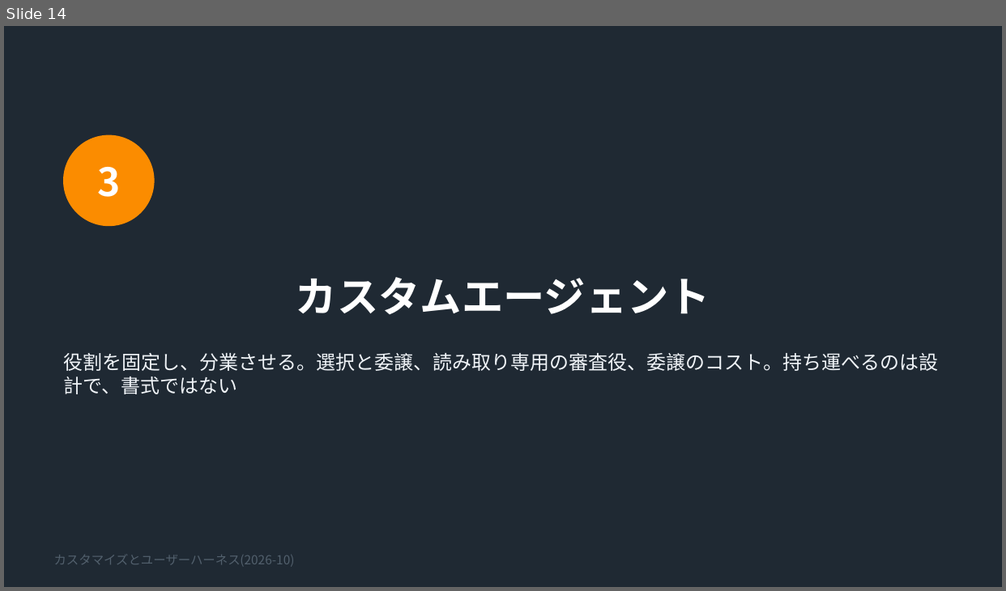
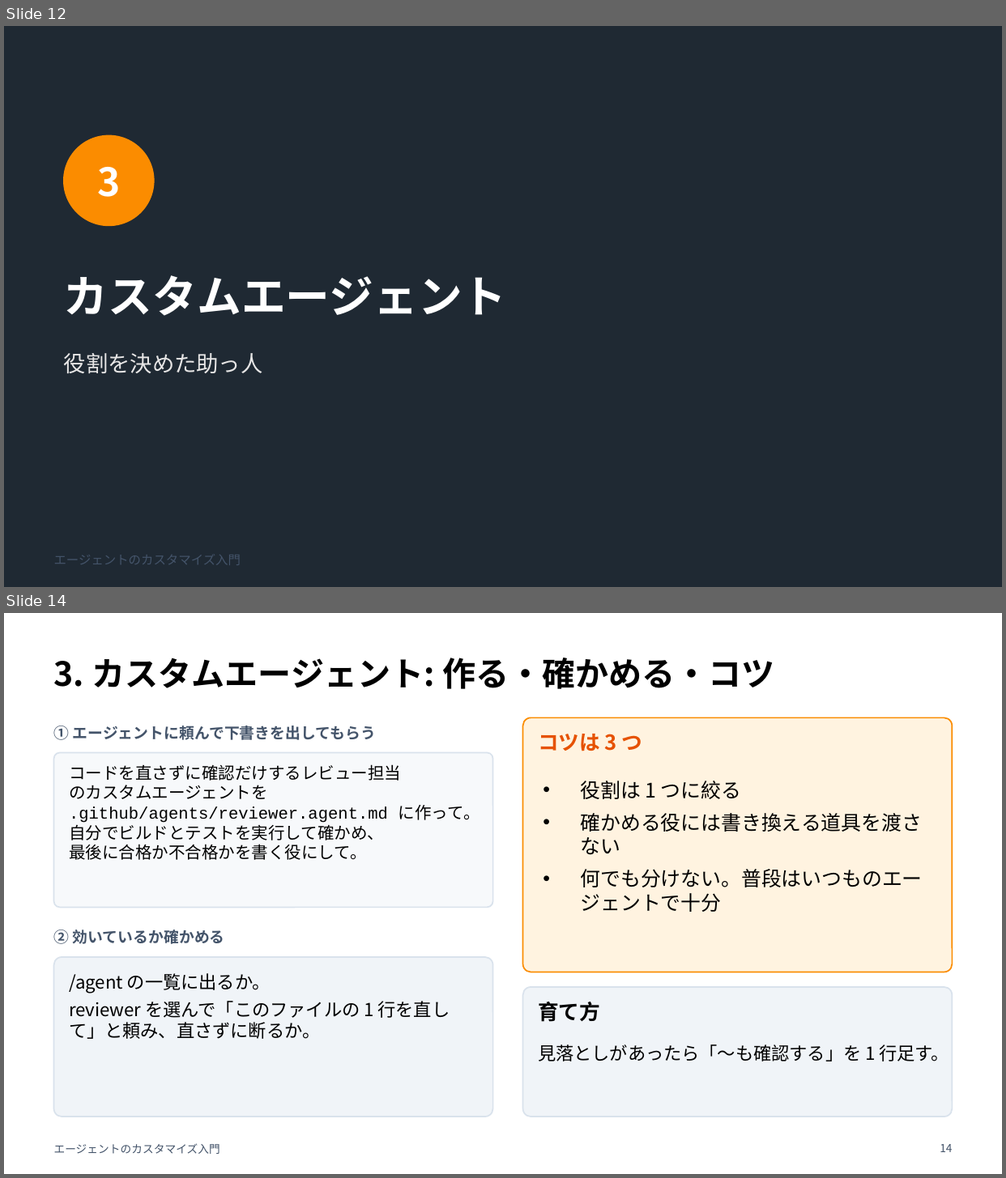
Before and after one commit to noxitro/agent-toolkit, a slide deck: docs/copilot-harness/customize/slides/customize-guide.pptx. Shown one above the other, each under a label of ours: slide 14 before the commit, slides 12 and 14 after it; the slides between them are not shown. The pictures are 1006x591 and 1006x1178 pixels, drawn with LibreOffice and Linux fonts; fonts in the diff are those of the drawing. Boxes give left, top, right and bottom in pixels: in the first picture for what was removed or moved away, otherwise in the second. Text is boxed around its words. In the diff, an @@ line names an element or a change of style, - is before the commit and + after.

```diff
--- a/docs/copilot-harness/customize/slides/customize-guide.pptx
+++ b/docs/copilot-harness/customize/slides/customize-guide.pptx
@@ slide 14 added at (4,613,1002,1174), background #FFFFFF @@
@@ title added at (54,658,775,689), 24 pt, text #000000, bold @@
+3. カスタムエージェント: 作る・確かめる・コツ
@@ text added at (54,726,376,740), 11 pt, text #44546A, bold @@
+① エージェントに頼んで下書きを出してもらう
@@ rounded rectangle added at (523,717,952,973), fill #FFF3E0, outline #FB8C00 1 pt @@
@@ text added at (538,734,643,752), 15 pt, text #E65100, bold @@
+コツは 3 つ
@@ rounded rectangle added at (54,752,493,907), fill #F7F9FB, outline #D9E2EC 1 pt @@
@@ text added at (69,764,480,860), 12 pt, text #000000 @@
+コードを直さずに確認だけするレビュー担当
+のカスタムエージェントを
+.github/agents/reviewer.agent.md に作って。
+自分でビルドとテストを実行して確かめ、
+最後に合格か不合格かを書く役にして。
@@ text added at (581,781,923,912), 14.5 pt, text #000000 @@
+• 役割は 1 つに絞る
+• 確かめる役には書き換える道具を渡さない
+• 何でも分けない。普段はいつものエージェントで十分
@@ text added at (54,930,225,944), 11 pt, text #44546A, bold @@
+② 効いているか確かめる
@@ rounded rectangle added at (54,957,493,1117), fill #F0F4F8, outline #D9E2EC 1 pt @@
@@ text added at (69,973,450,1039), 13 pt, text #000000 @@
+/agent の一覧に出るか。
+reviewer を選んで「このファイルの 1 行を直して」と頼み、直さずに断るか。
@@ rounded rectangle added at (523,987,952,1117), fill #F0F4F8, outline #D9E2EC 1 pt @@
@@ text added at (538,1002,600,1022), 15 pt, text #000000, bold @@
+育て方
@@ text added at (538,1045,949,1062), 13 pt, text #000000 @@
+見落としがあったら「〜も確認する」を 1 行足す。
@@ text added at (54,1144,220,1154), 8 pt, text #44546A @@
+エージェントのカスタマイズ入門
@@ page number added at (940,1144,952,1152), 8 pt, text #44546A @@
+14
@@ what was slide 14 is now slide 12 @@
@@ slide 12 changed as well @@
@@ title "カスタムエージェント" at (64,275,507,316): size 30 to 32 pt; alignment centre to left @@
@@ text at (64,353,263,373): text changed; size 14 to 16 pt; text colour #F0F4F8 to #E7E6E6 @@
-役割を固定し、分業させる。選択と委譲、読み取り専用の審査役、委譲のコスト。持ち運べるのは設計で、書式ではない
+役割を決めた助っ人
@@ text at (54,555,241,565): text changed; text colour #52606D to #44546A @@
-カスタマイズとユーザーハーネス(2026-10)
+エージェントのカスタマイズ入門
```
Also in this commit, not shown: 4 other slides changed, 15 other slides added, 31 slides removed, 5 other files.
